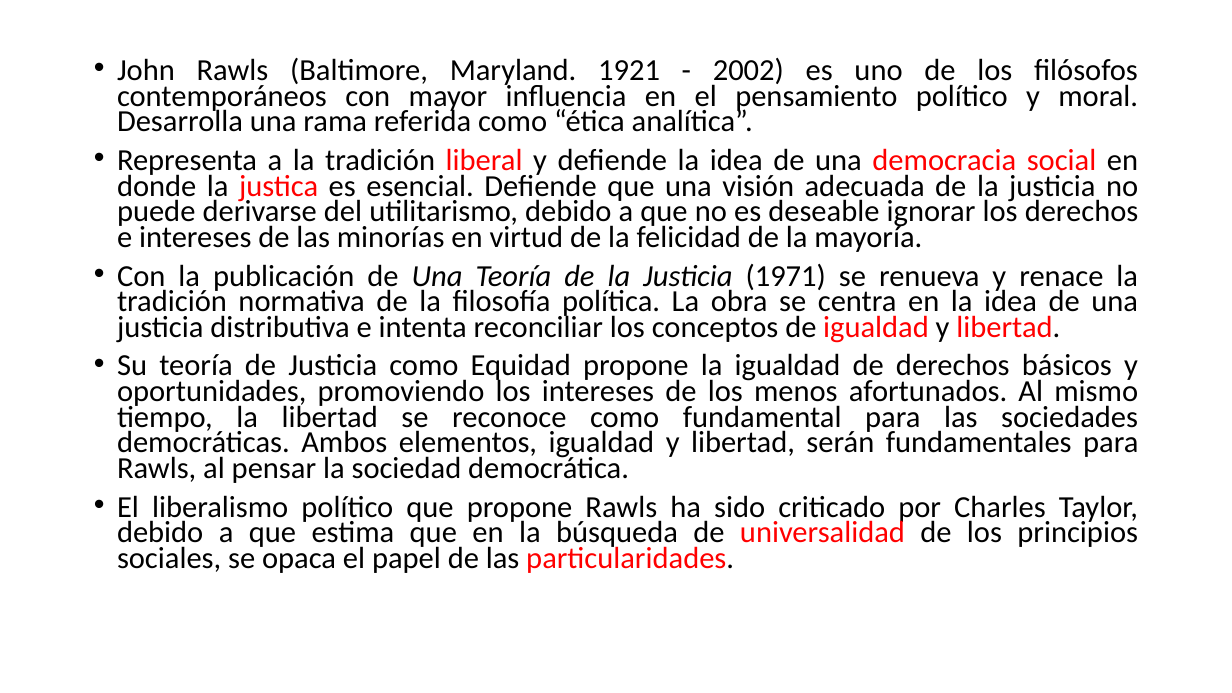
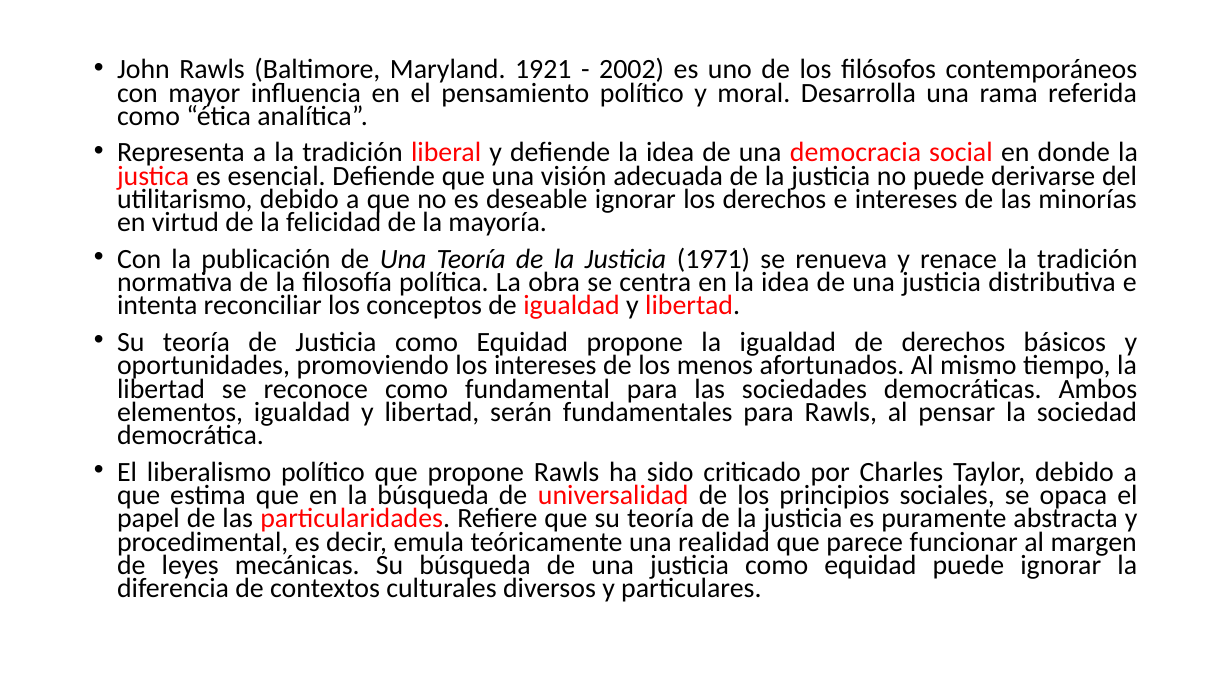
Before and after one commit to zaboltar/zaboltar.github.io, a slide deck: slide 2 of assets uarm/2019 sol-penscri-justfilpol/John Rawls - Justice as Fairness.pptx. Drawn at 1232x693 pixels with LibreOffice and Linux fonts; fonts in the diff are those of the drawing. Boxes give left, top, right and bottom in pixels: in the first picture for what was removed or moved away, otherwise in the second. Text is boxed around its words. In the diff, an @@ line names an element or a change of style, - is before the commit and + after.

Commit message:
rawls2

```diff
--- a/assets uarm/2019 sol-penscri-justfilpol/John Rawls - Justice as Fairness.pptx
+++ b/assets uarm/2019 sol-penscri-justfilpol/John Rawls - Justice as Fairness.pptx
@@ text at box(117, 58, 1138, 445): size 23.8 to 21.7 pt in "John Rawls (Baltimore, Maryland. 1921 - 2002) ...", "Representa a la tradición liberal y defiende ...", "Con la publicación de Una Teoría de ...", "Su teoría de Justicia como Equidad propone ..." @@
@@ text at box(117, 461, 1138, 602): text changed; size 23.8 to 21.7 pt @@
-• El liberalismo político que propone Rawls ha sido criticado por Charles Taylor, debido a que estima que en la búsqueda de universalidad de los principios sociales, se opaca el papel de las particularidades.
+• El liberalismo político que propone Rawls ha sido criticado por Charles Taylor, debido a que estima que en la búsqueda de universalidad de los principios sociales, se opaca el papel de las particularidades. Refiere que su teoría de la justicia es puramente abstracta y procedimental, es decir, emula teóricamente una realidad que parece funcionar al margen de leyes mecánicas. Su búsqueda de una justicia como equidad puede ignorar la diferencia de contextos culturales diversos y particulares.
```
Also in this commit, not shown: 2 other slides changed, 3 slides added.
